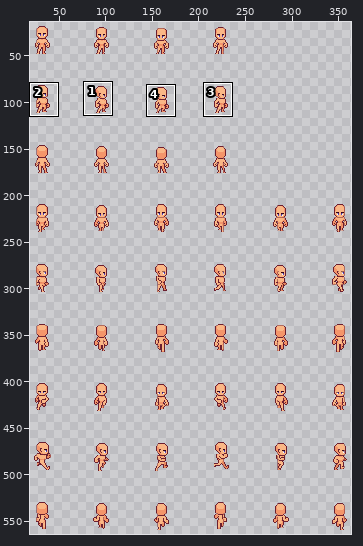
One commit to this pixel-art file: Assets/Textures/Characters/template.aseprite. Above, an overview of the earlier version with the close-up marked.
Close-up. Earlier state:
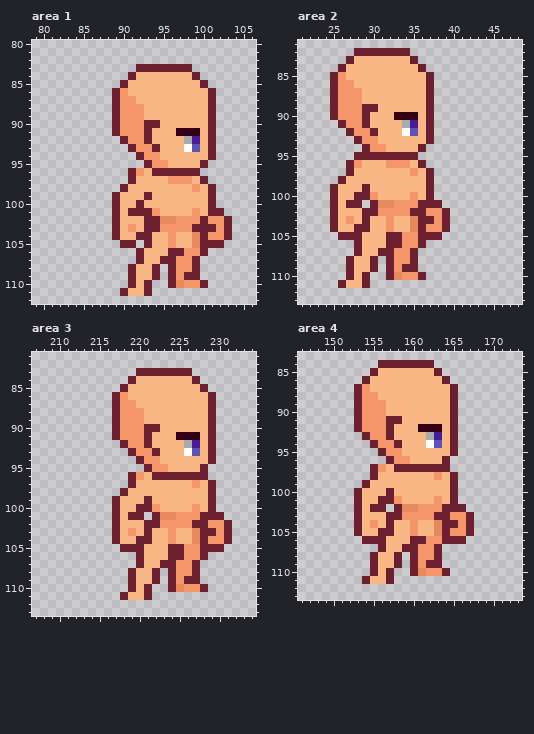
400x576 pixels, 1 frame. Shown: area 1: x 79..106, y 80..112; area 2: x 21..48, y 81..113; area 3: x 207..234, y 81..113; area 4: x 146..173, y 83..113. The wide view leaves out empty margins. The commit also changed other parts of the picture, which this record leaves out.
Now the later version:
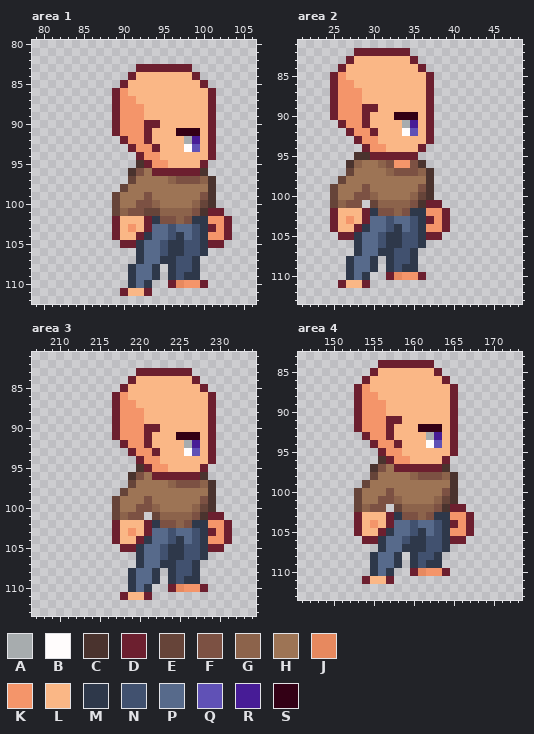
Palette (. is transparent): A #a7acae  B #fffcfc  C #4a332e  D #6c1f2f  E #664439  F #7c5143  G #8c634b  H #9d7455  J #e7895f  K #f4956a  L #fab786  M #2e384a  N #41516f  P #576a8b  Q #6051b6  R #471c96  S #330015
Changes in this commit:
layer "Pants" now shown
layer "Shirt" now shown
Changed rows in their new state; - is an unchanged pixel.
Area 1, layers "Shirt", "Pants":
first column x 89:
 95 ---C---------
 96 --CFH------C-
 97 --EHHHHGFFFGC
 98 -EHHHHHHHHHHC
 99 EHHHFHHHHHHFC
100 EHHFFGHHHHGEC
101 EGFFEEGGGGFC-
102 -----MFFGFMM-
103 -----PPNPPNM-
104 ----MPPNMPNM-
105 ---MPPNMMNNM-
106 ---MPPNMMNNM-
107 ---MPPMMNNM--
108 --MPPM-MNNM--
109 --MPPM-MNMM--
110 --MPM--------
Area 2, layers "Shirt", "Pants":
first column x 25:
 95 ---CC--------
 96 --CGHHGF--FC-
 97 --EHHHHGFFFGC
 98 -EHHHHHHHHHHC
 99 EHHHFHHHHHHFC
100 EHHFFGHHHHGEC
101 EGFF-EGGGGFC-
102 -----MFFGFMM-
103 -----PPNPPNM-
104 ----MPPNMPNM-
105 ---MPPNMMNNM-
106 ---MPPNMMNNM-
107 ---MPPMMNNM--
108 --MPPM-MNNM--
109 --MPPM-MNMM--
110 --MPM--------
Area 3, layers "Shirt", "Pants":
first column x 217:
 95 ---C---------
 96 --CFH------C-
 97 --EHHHHGFFFGC
 98 -EHHHHHHHHHHC
 99 EHHHFHHHHHHFC
100 EHHFFGHHHHGEC
101 EGFF-EGGGGFC-
102 -----MFFGFMM-
103 -----PPNPPNM-
104 ----MPPNMPNM-
105 ---MPPNMMNNM-
106 ---MPPNMMNNM-
107 ---MPPMMNNM--
108 --MPPM-MNNM--
109 --MPPM-MNMM--
110 --MPM--------
Area 4, layers "Shirt", "Pants":
first column x 153:
 96 ---C---------
 97 --CFH------C-
 98 --EHHHHGFFFGC
 99 -EHHHHHHHHHHC
100 EHHHFHHHHHHFC
101 EHHFFGHHHHGEC
102 EGFF-EGGGGFC-
103 -----MFFGFMM-
104 -----PPNPPNM-
105 ----MPPNMPNM-
106 ---MPPNMMNNM-
107 ---MPPMMMNNM-
108 --MPPM-MNNM--
109 --MPPM-MNMM--
110 --MPM--------
Changed places in both close-ups, as pixel boxes (x1, y1, x2, y2):
changed: (112, 160, 216, 288)
changed: (330, 152, 434, 280)
changed: (112, 464, 216, 592)
changed: (354, 456, 458, 576)
